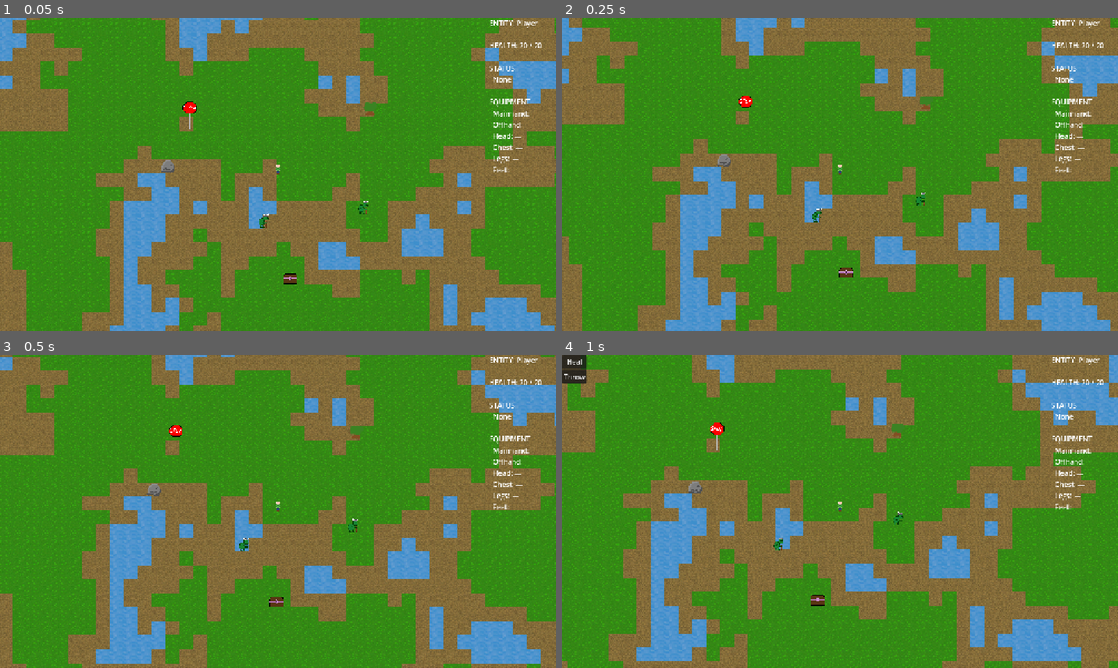
Above: before the commit, frames 1-4 (two rows, left to right).
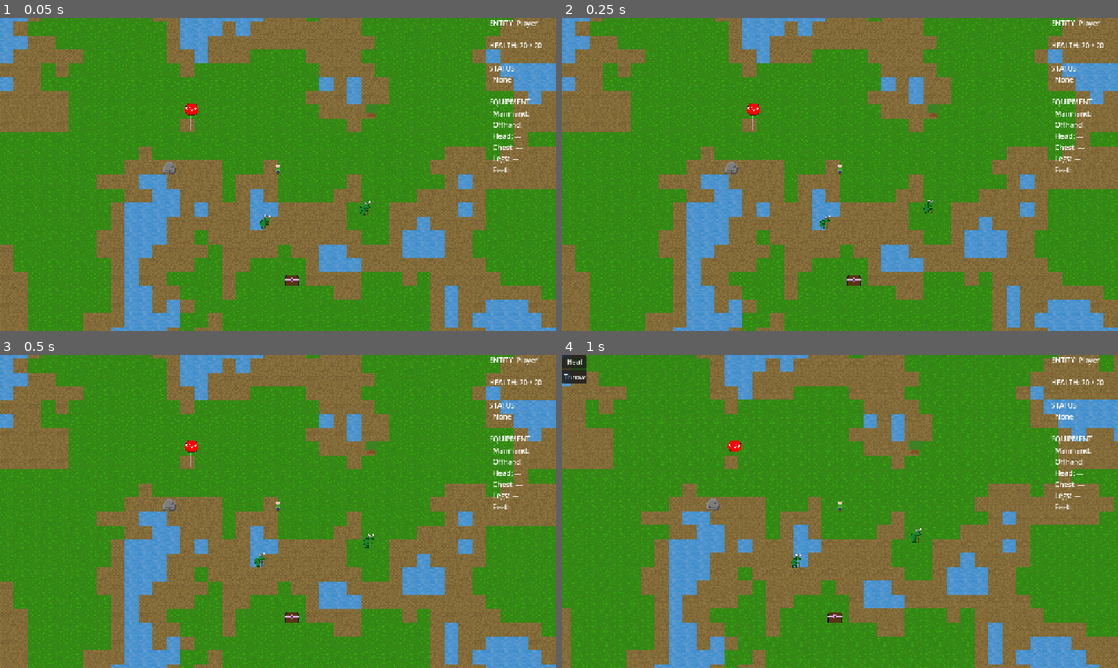
Above: after the commit, the same moments.

Repository: Drewpicus/2dPractice
Game: Godot game, scene res://Scenes/main.tscn
Same seed, same stepped clock (60 frames per second), same inputs: the game is played once before the commit and once after it. This scene is started directly instead of the project's main scene.
Inputs (mouse positions are in pixels of both pictures, inside the frame that each line leads up to):
- Up to frame 1 (0.05 s): no input
- Up to frame 2 (0.25 s): no input
- Up to frame 3 (0.5 s): no input
- Up to frame 4 (1 s): move the mouse to (962, 495) at 0.52 s; hold D (move_right) from 0.53 s (still down); hold E (abilities) from 0.53 s (still down); click (962, 495) at 0.67 s

The runs differ from the first frame. In frame 1, 13% of the frame differs, in the area x 0-100%, y 0-100%; in frame 2, 28%; in frame 3, 38%; in frame 4, 41%.

Commit message:
click to move

Diff:
--- a/Scripts/EntityComponents/player_controller_component.gd
+++ b/Scripts/EntityComponents/player_controller_component.gd
@@ -138,6 +138,24 @@
 func _unhandled_input(event: InputEvent) -> void:
 	if not is_locally_controlled():
 		return
+
+	if (
+		event is InputEventMouseButton
+		and event.button_index == MOUSE_BUTTON_LEFT
+		and event.pressed
+	):
+		var world := GameWorld.find_world(
+			root_entity
+		)
+
+		if world:
+			world.submit_move_to(
+				root_entity,
+				root_entity.get_global_mouse_position()
+			)
+
+		return
+
 	_quick_action(event,"quick_attack",&"base:health",&"base:attack")
 	_quick_action(event,"quick_inspect",&"base:info",&"base:inspect",_get_entity_under_mouse(false))
 
--- a/main.gd
+++ b/main.gd
@@ -55,14 +55,6 @@
 		if entity.entity_id == &"base:goblin":
 			test_burning(entity)
 			break
-
-	var player := game_world.get_entity_controlled_by_peer(1)
-
-	if player:
-		game_world.submit_move_to(
-			player,
-			Vector2(650, 650)
-		)
 
 func _spawn_players() -> void:
 	var peer_ids: Array[int] = [1]
